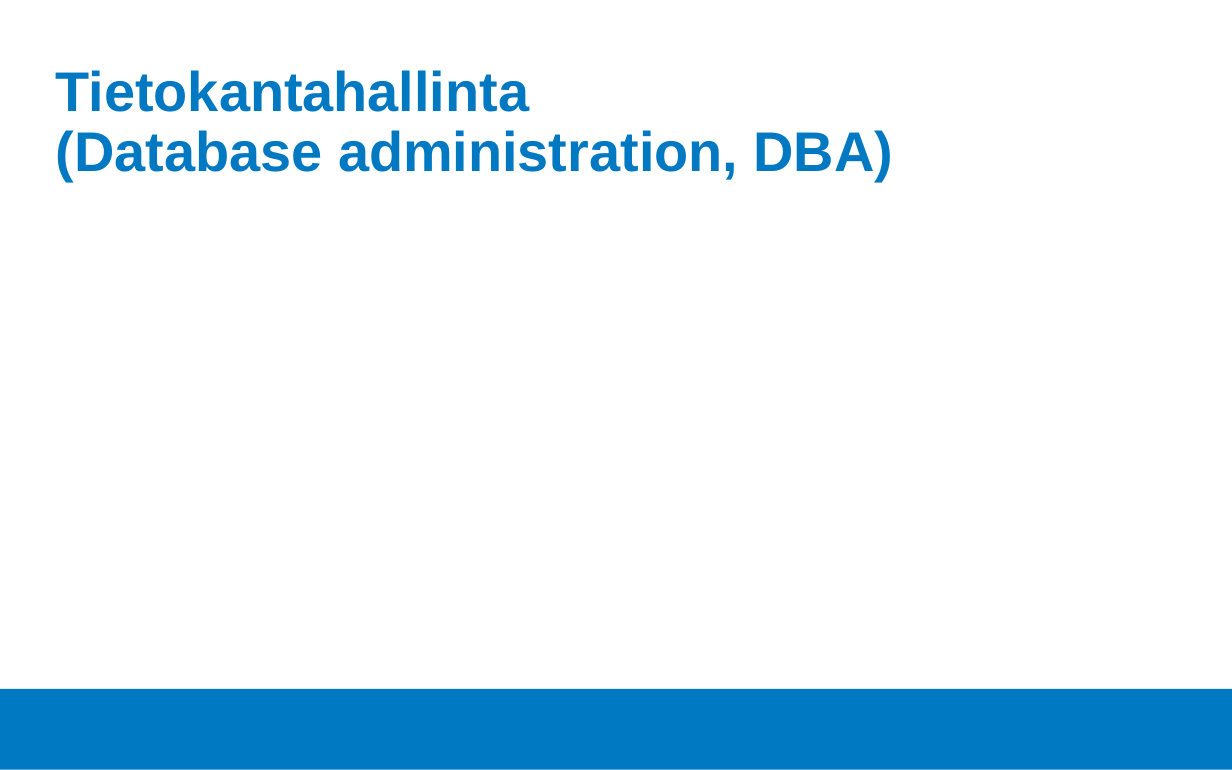
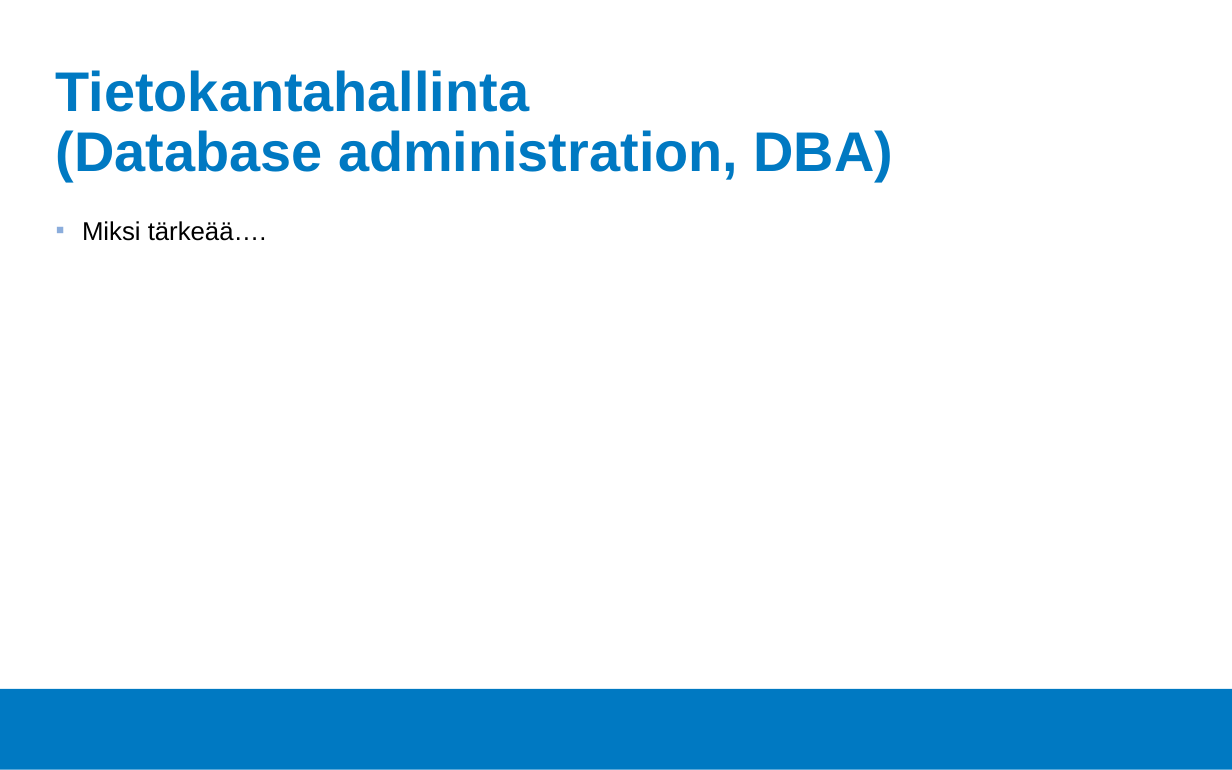
Before and after one commit to Tietokantahallinta/Tietokantahallinta.github.io, a slide deck: slide 2 of luennot/viikko01/Luentokalvot_01.odp. Drawn at 1232x770 pixels with LibreOffice and Linux fonts; fonts in the diff are those of the drawing; background and template pictures are left out. Boxes give left, top, right and bottom in pixels: in the first picture for what was removed or moved away, otherwise in the second. Text is boxed around its words. In the diff, an @@ line names an element or a change of style, - is before the commit and + after.

```diff
--- a/luennot/viikko01/Luentokalvot_01.odp
+++ b/luennot/viikko01/Luentokalvot_01.odp
@@ text added at (82,221,267,241), 16.6 pt, text #000000 @@
+▪ Miksi tärkeää….
```
Also in this commit, not shown: 3 other slides changed, 1 other file.
